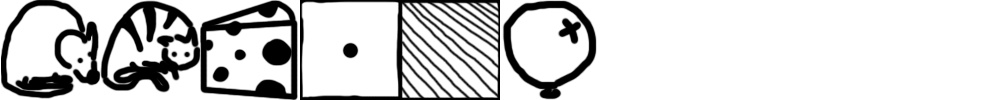
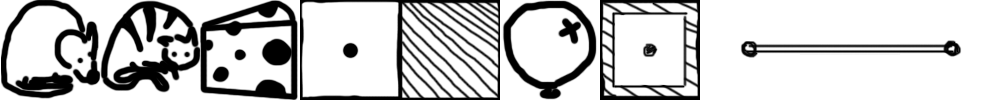
Layers edited between the first and the second 1000px x 100px image:
added layer "Layer 4" above "Layer 3" over [900, 40, 962, 59]
added layer "Layer 3" above "Layer 2" over [800, 44, 900, 55]
added layer "Layer 2" above "Layer 1" over [740, 41, 800, 60]
added layer "Layer 1" above "Balloon" over [600, 0, 700, 100]
